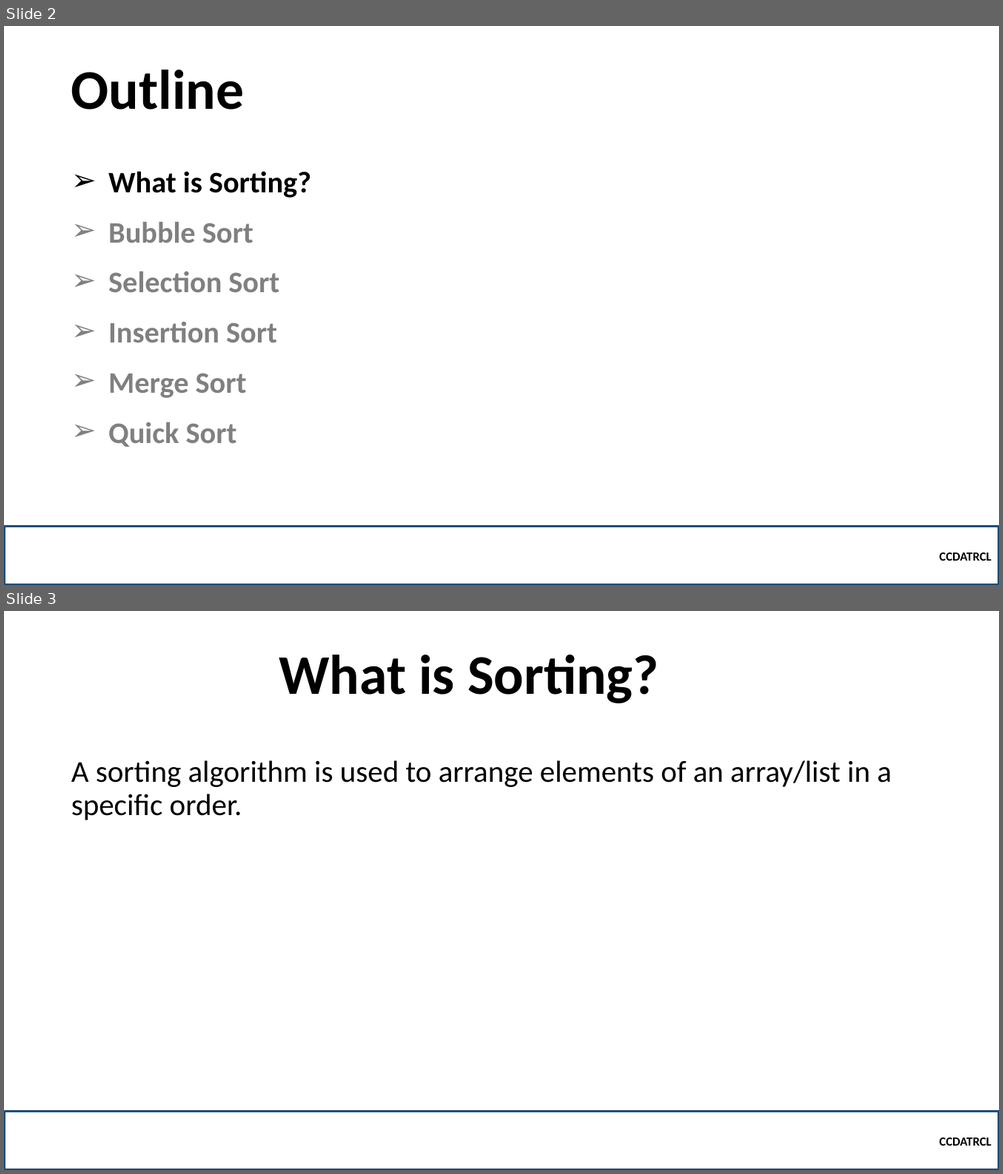
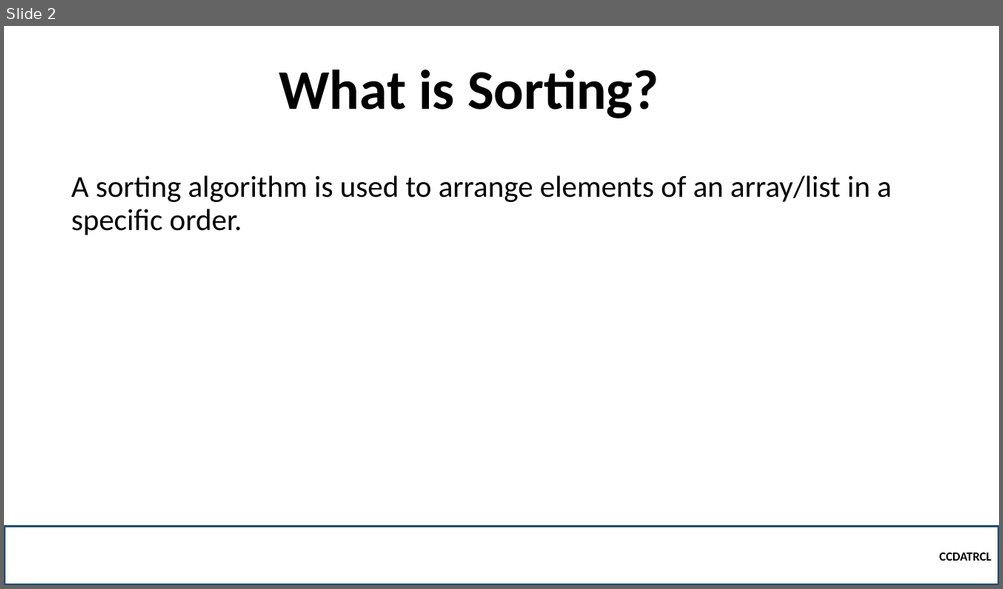
Before and after one commit to robitussin/CCDATRCL, a slide deck: 5 - Sorting Algorithms/Bubble Sort.pptx. Shown one above the other, each under a label of ours: slides 2 and 3 before the commit, slide 2 after it. The pictures are 1003x1174 and 1003x589 pixels, drawn with LibreOffice and Linux fonts; fonts in the diff are those of the drawing; background and template pictures are left out. Boxes give left, top, right and bottom in pixels: in the first picture for what was removed or moved away, otherwise in the second. Text is boxed around its words. In the diff, an @@ line names an element or a change of style, - is before the commit and + after.

Commit message:
Added Sorting Algorithms

```diff
--- a/5 - Sorting Algorithms/Bubble Sort.pptx
+++ b/5 - Sorting Algorithms/Bubble Sort.pptx
@@ slide 2 removed at [4, 26, 999, 585], background picture (left out) @@
@@ title removed at [71, 70, 244, 110] @@
-Outline
@@ text removed at [108, 171, 311, 447] @@
-➢ What is Sorting?
-➢ Bubble Sort
-➢ Selection Sort
-➢ Insertion Sort
-➢ Merge Sort
-➢ Quick Sort
@@ rectangle removed at [4, 527, 999, 585] @@
-CCDATRCL
@@ what was slide 3 is now slide 2 @@
```
Also in this commit, not shown: 1 slide changed, 4 other files.
